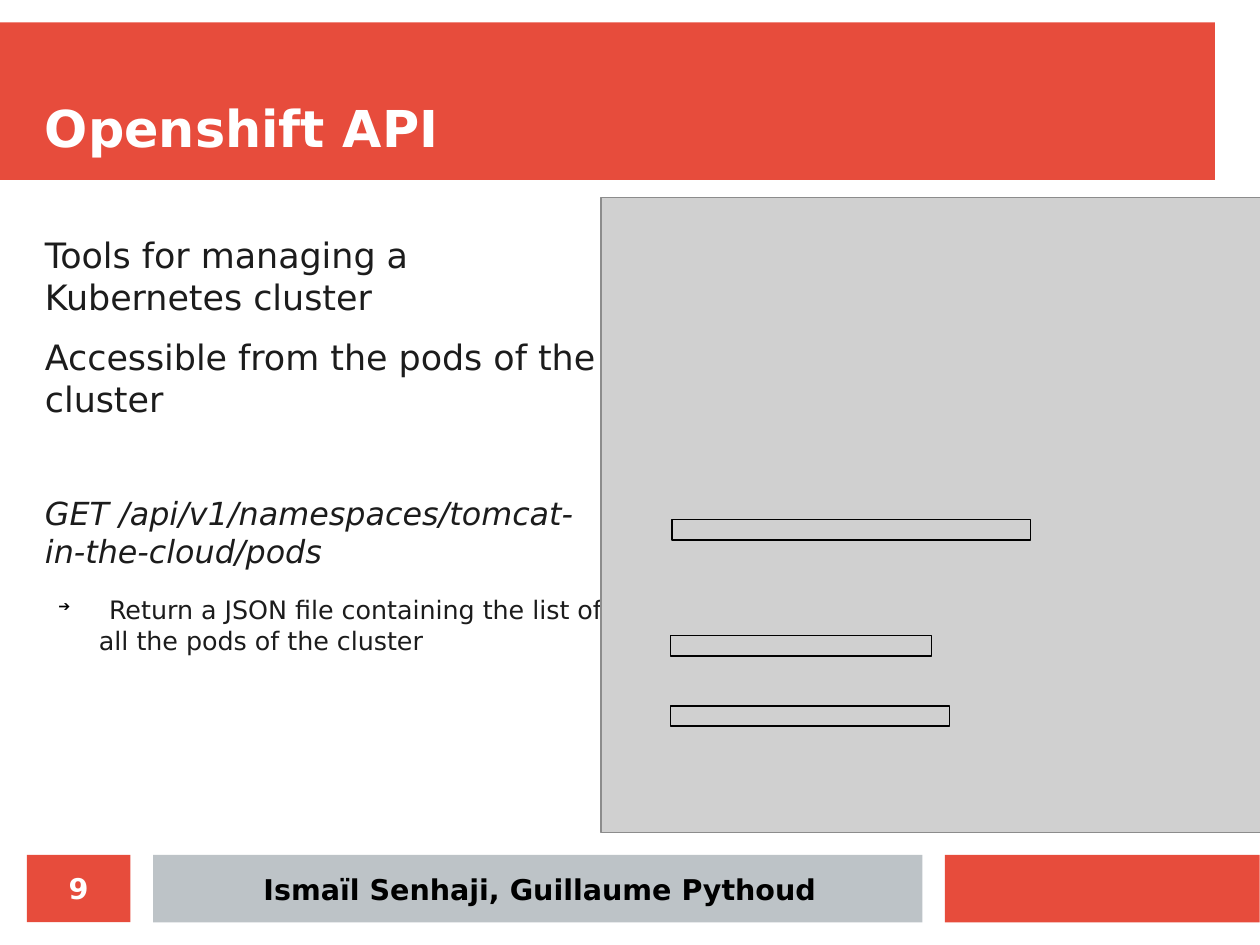
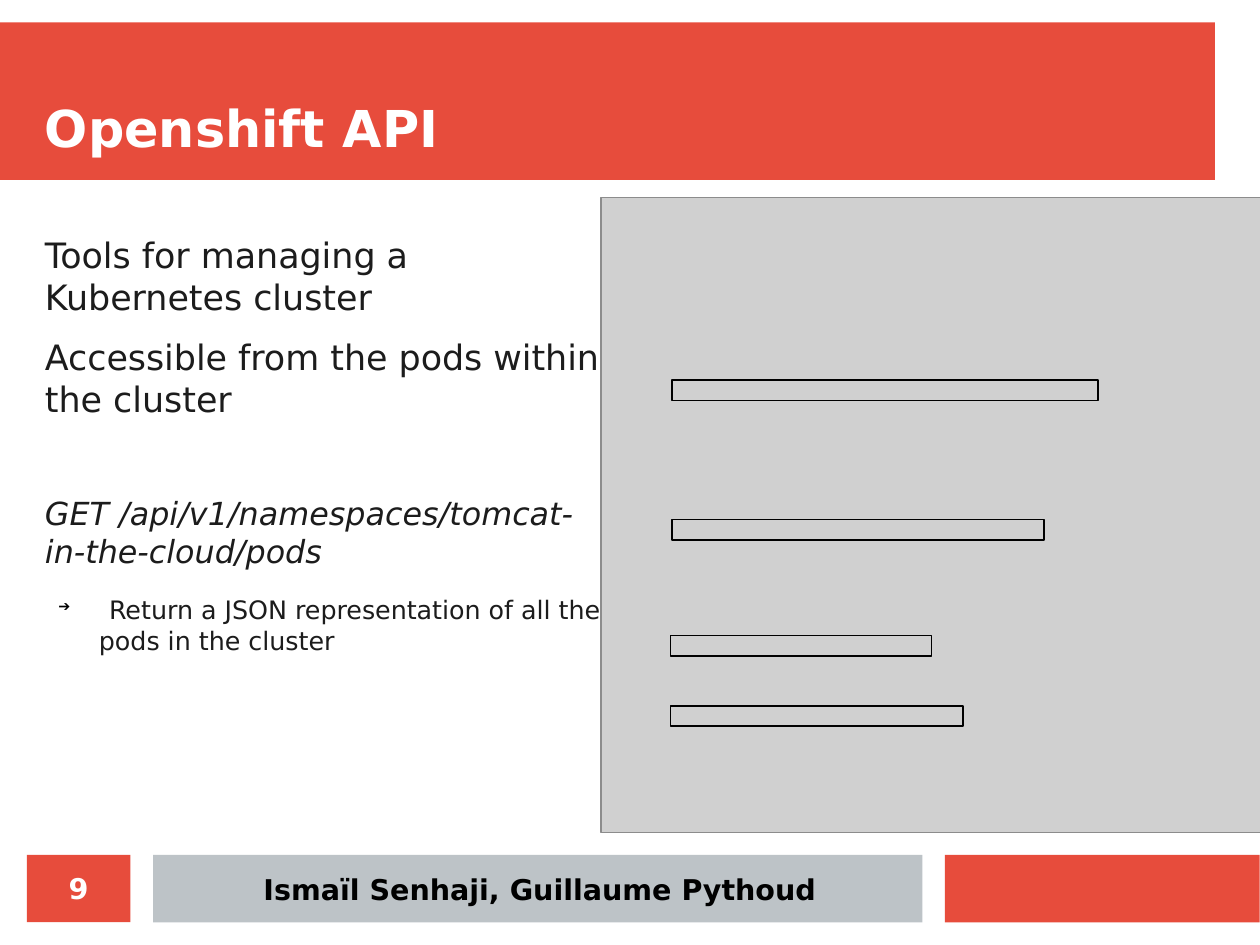
Before and after one commit to iSma/tomcat-in-the-cloud, a slide deck: slide 9 of docs/final-presentation/final_presentation.odp. Drawn at 1260x945 pixels with LibreOffice and Linux fonts; fonts in the diff are those of the drawing; grey boxes stand for pictures. Boxes give left, top, right and bottom in pixels: in the first picture for what was removed or moved away, otherwise in the second. Text is boxed around its words. In the diff, an @@ line names an element or a change of style, - is before the commit and + after.

```diff
--- a/docs/final-presentation/final_presentation.odp
+++ b/docs/final-presentation/final_presentation.odp
@@ text at bbox=[45, 343, 599, 413]: text changed @@
-Accessible from the pods of the cluster
+Accessible from the pods within the cluster
@@ rectangle added at bbox=[672, 381, 1098, 401], outline #000000 0.99 pt @@
@@ rectangle: place and size @@
-rectangle at bbox=[672, 520, 1031, 541]
+rectangle at bbox=[672, 520, 1044, 541]
@@ text at bbox=[99, 599, 601, 656]: text changed @@
-➔ Return a JSON file containing the list of all the pods of the cluster
+➔ Return a JSON representation of all the pods in the cluster
@@ rectangle: place and size @@
-rectangle at bbox=[671, 707, 950, 727]
+rectangle at bbox=[671, 707, 964, 727]
```
Also in this commit, not shown: 8 other slides changed, 3 slides removed.
